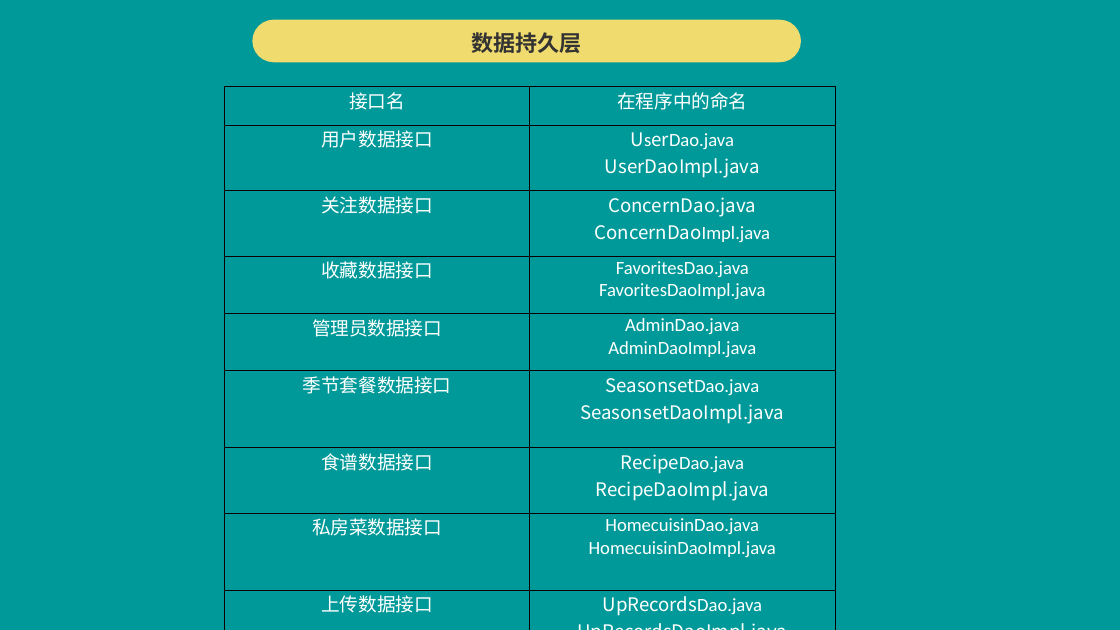
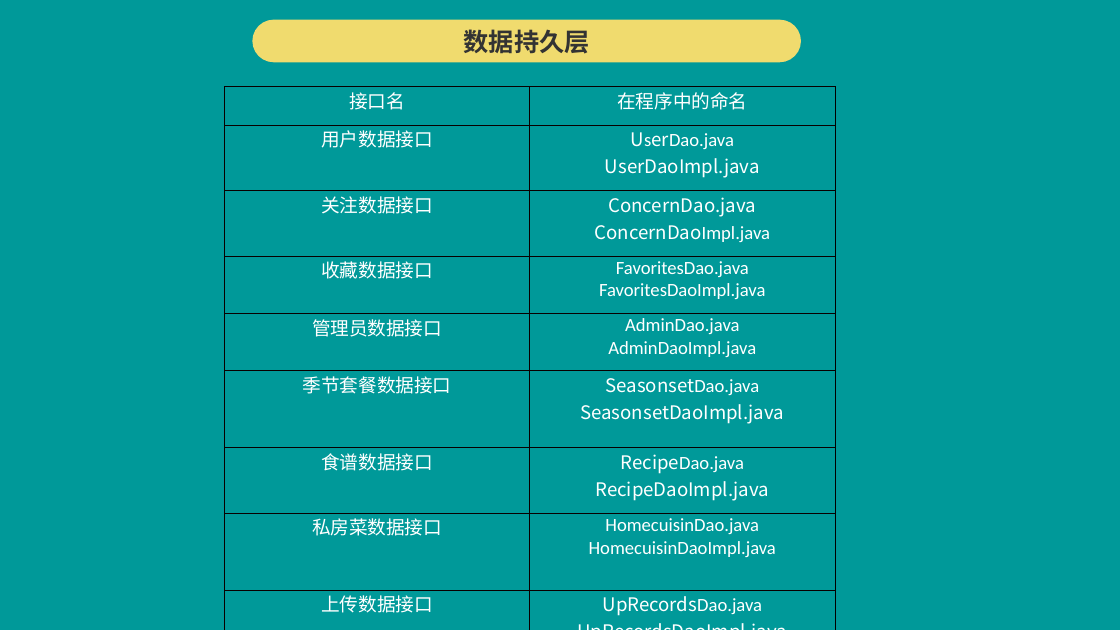
Before and after one commit to pwalan/Food_of_World, a slide deck: slide 10 of 文档/美食天下设计.pptx. Drawn at 1120x630 pixels with LibreOffice and Linux fonts; fonts in the diff are those of the drawing; background and template pictures are left out. Boxes give left, top, right and bottom in pixels: in the first picture for what was removed or moved away, otherwise in the second. Text is boxed around its words. In the diff, an @@ line names an element or a change of style, - is before the commit and + after.

```diff
--- a/文档/美食天下设计.pptx
+++ b/文档/美食天下设计.pptx
@@ rounded rectangle "数据持久层" at [252,19,801,62]: size 18.9 to 21.6 pt; line spacing 1.1 to 1 @@
```
Also in this commit, not shown: 3 other slides changed, 2 other files.
